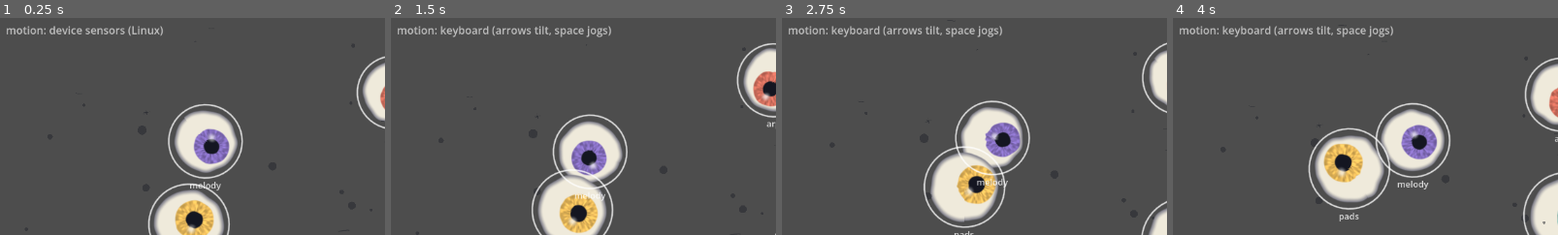
Above: before the commit, frames 1-4 (left to right).
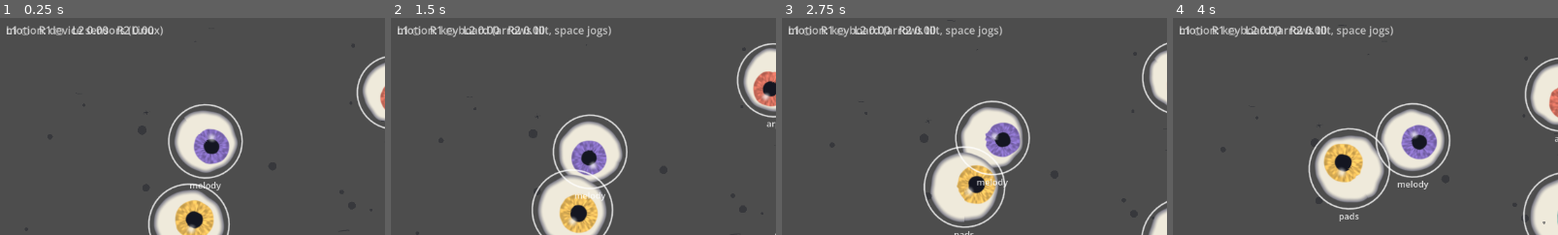
Above: after the commit, the same moments.

Repository: Luan-vP/godot-project-1
Game: Godot game, scene res://features/levels/secret_eyes/eye_band_demo.tscn
The game is run twice, just before and just after one commit, with the same random seed, the same clock (stepped at 60 frames per second) and the same inputs. This scene is started directly instead of the project's main scene.
Inputs (mouse positions are % of the whole screen's width and height, from its top left):
- Up to frame 1 (0.25 s): no input
- Up to frame 2 (1.5 s): tap Enter (ui_accept) at 0.5, 0.77 s; move the mouse to (72, 45) at 0.52 s; hold Right (ui_right) 0.53-1.25 s; hold Shift 0.53-1.25 s; click (72, 45) at 0.67 s; drag from (30, 55) to (45, 70) at 1.27 s
- Up to frame 3 (2.75 s): move the mouse to (60, 28) at 2.02 s; hold Right (ui_right) from 2.03 s (still down); tap Ctrl at 2.1 s
- Up to frame 4 (4 s): release Right (ui_right) at 2.75 s; drag from (45, 70) to (19, 35) at 2.77 s; move the mouse to (80, 65) at 3.52 s; hold Left (ui_left) from 3.53 s (still down); tap 1 at 3.6 s; tap Enter (ui_accept) at 3.77 s
The pictures show only the part of the screen within x 0-50%, y 1-51%; the shares and areas given below are measured in that part.

The runs differ from the first frame. In frame 1, 0.5% of the frame differs, in the area x 1-41%, y 3-9%; in frame 2, 0.5%; in frame 3, 0.5%; in frame 4, 0.5%.

Commit message:
Show raw L1/R1/L2/R2 pad state and update the key readout instantly
A debug line reads Input directly rather than through KeyShiftInput, so it
tells a controller not sending these events at all apart from one whose
events just aren't reaching _unhandled_input. The key number in the parts
readout now also updates the moment a press lands, instead of waiting for
the next _process tick, since the audio itself only catches up from the
next step anyway.

Diff:
--- a/features/levels/secret_eyes/eye_band_demo.gd
+++ b/features/levels/secret_eyes/eye_band_demo.gd
@@ -22,9 +22,22 @@
 const SILENT_COLOR := Color(1.0, 1.0, 1.0, 0.14)
 const TOUCHING_COLOR := Color(0.95, 0.45, 0.38, 0.85)
 
+## Read straight from [Input], not [KeyShiftInput], so the debug line shows
+## whether the hardware event reaches Godot at all — independent of any bug
+## or remap in the key-shift path it would otherwise be used to diagnose.
+const DEBUG_BUTTONS := {
+	"L1": JOY_BUTTON_LEFT_SHOULDER,
+	"R1": JOY_BUTTON_RIGHT_SHOULDER,
+}
+const DEBUG_AXES := {
+	"L2": JOY_AXIS_TRIGGER_LEFT,
+	"R2": JOY_AXIS_TRIGGER_RIGHT,
+}
+
 var _band: EyeBand
 var _overlay: Node2D
 var _parts_label: Label
+var _debug_label: Label
 var _key_shift := KeyShiftInput.new()
 
 
@@ -49,7 +62,15 @@
 	_parts_label.offset_left = 16.0
 	_parts_label.offset_bottom = -12.0
 	layer.add_child(_parts_label)
+
+	_debug_label = Label.new()
+	_debug_label.add_theme_color_override("font_color", Color(1.0, 1.0, 1.0, 0.7))
+	_debug_label.set_anchors_preset(Control.PRESET_TOP_LEFT)
+	_debug_label.offset_left = 16.0
+	_debug_label.offset_top = 12.0
+	layer.add_child(_debug_label)
 	add_child(layer)
+	_update_label()
 
 
 func _physics_process(delta: float) -> void:
@@ -65,11 +86,20 @@
 	if step != 0:
 		_band.set_key_offset(_band.get_key_offset() + step)
 		get_viewport().set_input_as_handled()
+		# The readout shows the key we just set, not the one still sounding:
+		# chords, bass, arp and melody only catch up from the next step (see
+		# [method EyeBand.set_key_offset]), but the press itself is instant.
+		_update_label()
 
 
 func _process(delta: float) -> void:
 	super(delta)
 	_overlay.queue_redraw()
+	_update_label()
+	_update_debug_label()
+
+
+func _update_label() -> void:
 	var parts: PackedStringArray = []
 	for part in EyeBand.PARTS:
 		var mark := "●" if _band.is_playing(part) else "○"
@@ -88,6 +118,21 @@
 		+ "   ".join(parts)
 		+ "      keep eyes off the walls to hear them"
 	)
+
+
+## Raw pad state for L1/R1/L2/R2, to tell a controller that is not sending
+## these events at all apart from one whose events just aren't reaching
+## [method _unhandled_input].
+func _update_debug_label() -> void:
+	var pads := Input.get_connected_joypads()
+	var device := pads[0] if not pads.is_empty() else 0
+	var line: PackedStringArray = []
+	for label in DEBUG_BUTTONS:
+		var pressed := Input.is_joy_button_pressed(device, DEBUG_BUTTONS[label])
+		line.append("%s %s" % [label, "●" if pressed else "○"])
+	for label in DEBUG_AXES:
+		line.append("%s %.2f" % [label, Input.get_joy_axis(device, DEBUG_AXES[label])])
+	_debug_label.text = "   ".join(line)
 
 
 ## A ring round each eye: bright while its part plays, red while it is pressed
